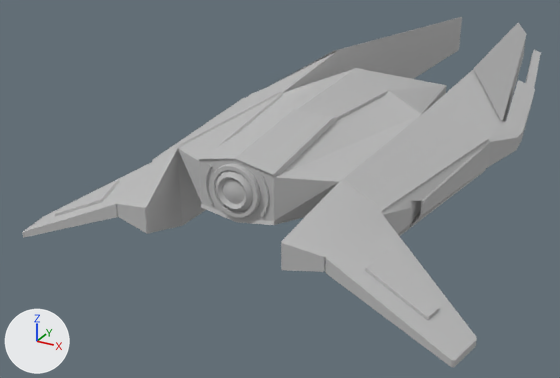
One commit to the FBX model GameContent/Models/Skylar.fbx: the scene before it, then after it.
Rendered twice from a camera (50 mm lens) standing at (0.0396, -0.1097, 0.0385) and looking at (-0.0129, -0.0142, -0.0093). Every picture has the same lights, and +X, +Y and +Z are marked at lower left. Where no turn or scale is listed for an object, it has been applied to the vertices.

In view in the first picture: 'Skylar_Low'.
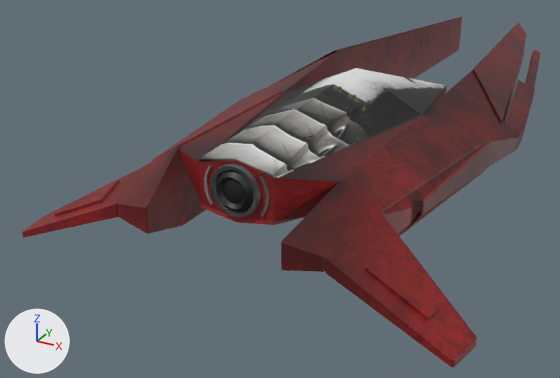
Pixel boxes (x1, y1, x2, y2) of what changed, in the pictures (560 x 378 px):
'Skylar_Low', recoloured (grey to brown)
    both: (22, 17, 541, 368)

Diff of the bpy script that builds the scene:
```diff
--- a/GameContent/Models/Skylar.fbx.py
+++ b/GameContent/Models/Skylar.fbx.py
@@ img_skylartexture_png @@
+img_skylartexture_png = load_image('skylarTexture.png', '../Textures/skylarTexture.png', 2048, 2048, 'sRGB')
@@ mat_lambert2 @@
+mat_lambert2 = principled_material('lambert2')
+mat_lambert2.texture = img_skylartexture_png  # with its transparency
@@ me_mesh @@
 me_mesh.from_pydata(...)  # 647 vertices, 604 faces; spans x -0.0267..0.0267, y -0.0526..0.0526, z -0.0082..0.0082
-me_mesh.materials.append(mat_blinn1)  # grey #bcbcbc
+me_mesh.materials.append(mat_lambert2)  # picture img_skylartexture_png
```
